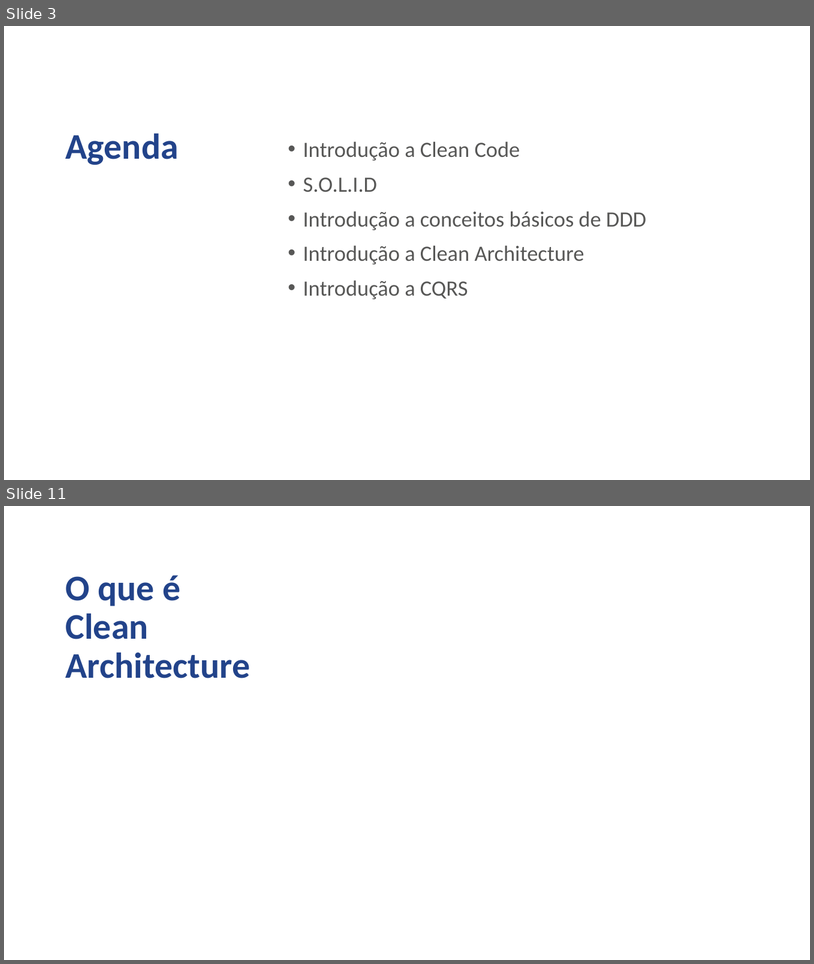
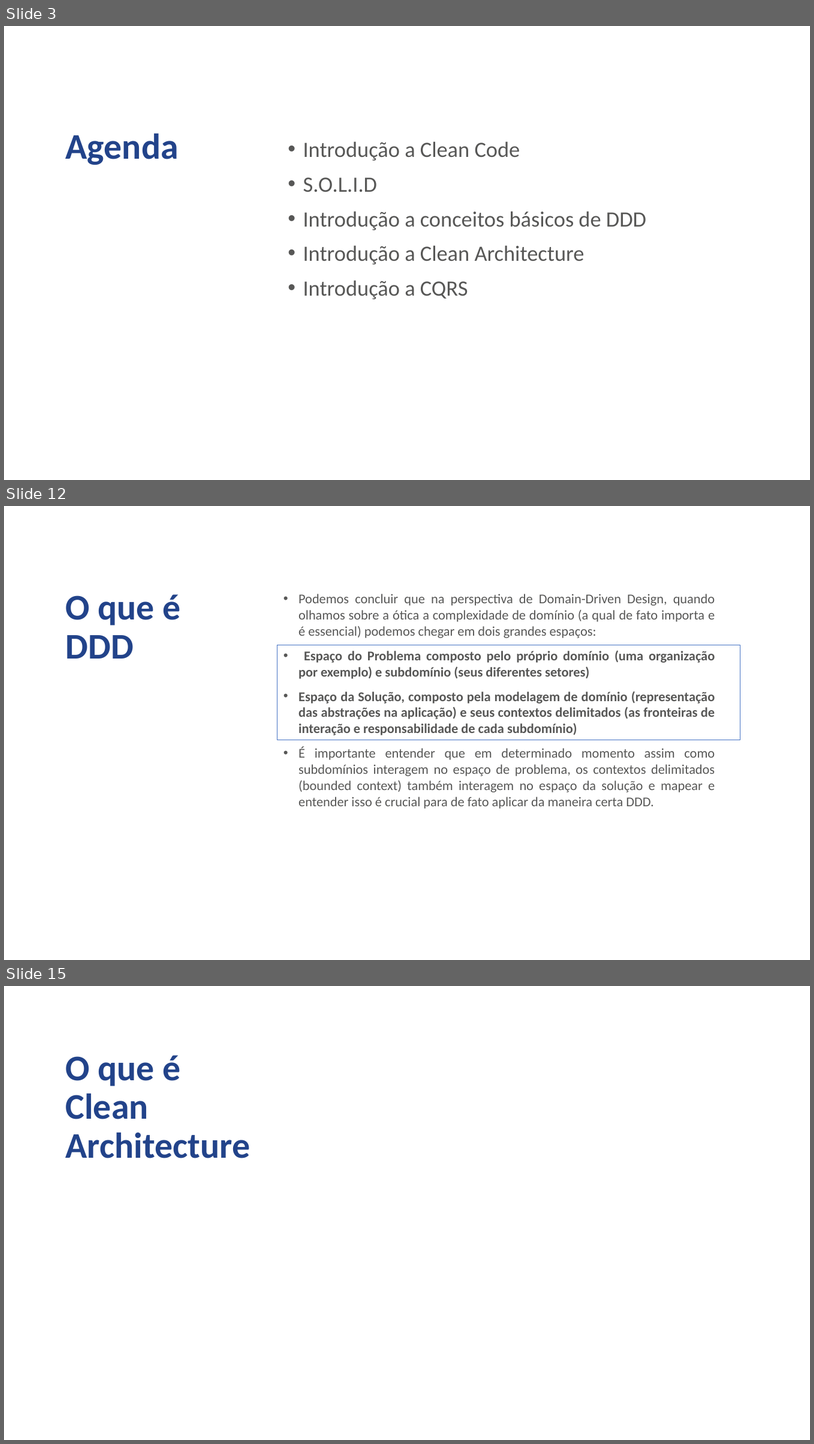
Before and after one commit to jcmdsbr/five-workshop-real-apps, a slide deck: docs/treinamento-estagiarios-five.pptx. Shown one above the other, each under a label of ours: slides 3 and 11 before the commit, slides 3, 12 and 15 after it; the slides between them are not shown. The pictures are 814x964 and 814x1444 pixels, drawn with LibreOffice and Linux fonts; fonts in the diff are those of the drawing; background and template pictures are left out. Boxes give left, top, right and bottom in pixels: in the first picture for what was removed or moved away, otherwise in the second. Text is boxed around its words. In the diff, an @@ line names an element or a change of style, - is before the commit and + after.

```diff
--- a/docs/treinamento-estagiarios-five.pptx
+++ b/docs/treinamento-estagiarios-five.pptx
@@ slide 12 added at [4,506,810,960], background picture (left out) @@
@@ text added at [65,594,181,658], 42.9 pt, text #22438A, bold @@
+O que é
+DDD
@@ text added at [299,594,715,808], 16 pt, text #575756 @@
+• Podemos concluir que na perspectiva de Domain-Driven Design, quando olhamos sobre a ótica a complexidade de domínio (a qual de fato importa e é essencial) podemos chegar em dois grandes espaços:
+• Espaço do Problema composto pelo próprio domínio (uma organização por exemplo) e subdomínio (seus diferentes setores)
+• Espaço da Solução, composto pela modelagem de domínio (representação das abstrações na aplicação) e seus contextos delimitados (as fronteiras de interação e responsabilidade de cada subdomínio)
+• É importante entender que em determinado momento assim como subdomínios interagem no espaço de problema, os contextos delimitados (bounded context) também interagem no espaço da solução e mapear e entender isso é crucial para de fato aplicar da maneira certa DDD.
@@ rectangle added at [278,645,741,740], outline #4472C4 0.75 pt @@
@@ what was slide 11 is now slide 15 @@
```
Also in this commit, not shown: 7 slides changed, 4 other slides added, 1 slide removed.
